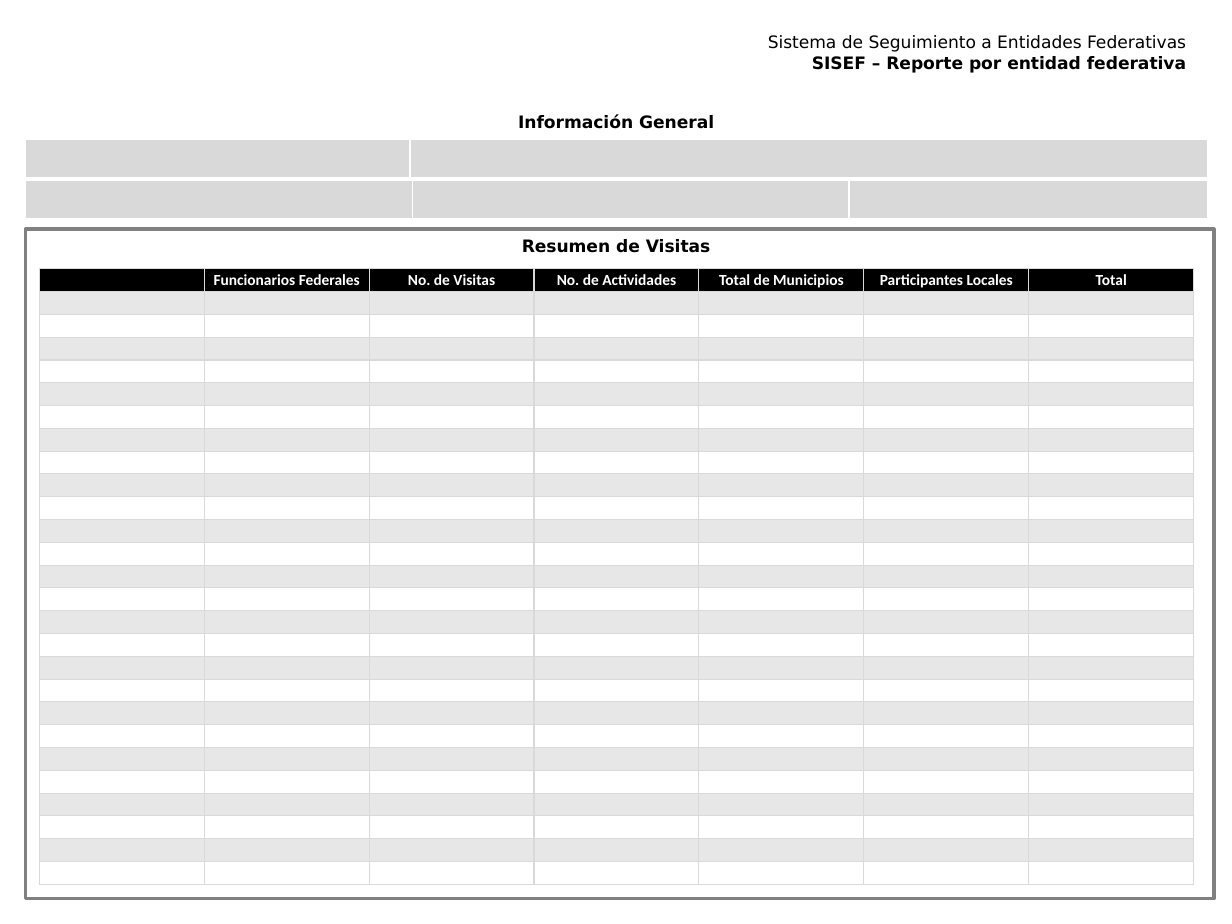
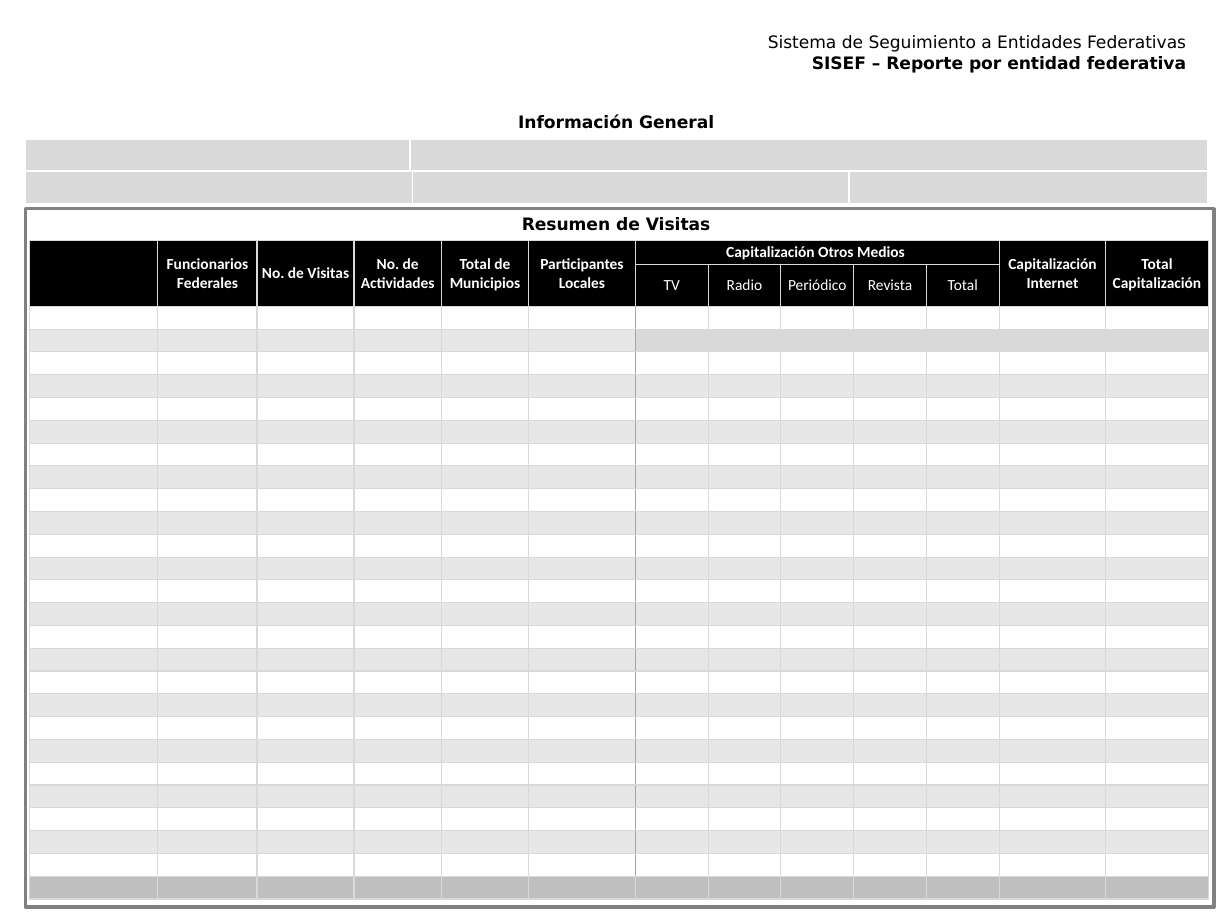
Before and after one commit to fpedro23/visitas, a slide deck: slide 1 of visitas_stg/static/ppt/Reporte_Estado_sisef.pptx. Drawn at 1232x924 pixels with LibreOffice and Linux fonts; fonts in the diff are those of the drawing; background and template pictures are left out. Boxes give left, top, right and bottom in pixels: in the first picture for what was removed or moved away, otherwise in the second. Text is boxed around its words. In the diff, an @@ line names an element or a change of style, - is before the commit and + after.

```diff
--- a/visitas_stg/static/ppt/Reporte_Estado_sisef.pptx
+++ b/visitas_stg/static/ppt/Reporte_Estado_sisef.pptx
@@ table resized from (x1=26, y1=139, x2=1207, y2=180) to (x1=26, y1=139, x2=1207, y2=174) @@
@@ table resized from (x1=26, y1=180, x2=1207, y2=221) to (x1=26, y1=171, x2=1207, y2=206) @@
@@ rectangle resized from (x1=26, y1=229, x2=1215, y2=898) to (x1=26, y1=208, x2=1215, y2=907) @@
@@ text "Resumen de Visitas" moved from (x1=522, y1=239, x2=711, y2=253) to (x1=522, y1=217, x2=711, y2=231) @@
@@ table at (x1=30, y1=241, x2=1210, y2=881) @@
- | Funcionarios Federales | No. de Visitas | No. de Actividades | Total de Municipios | Participantes Locales | Total
- |  |  |  |  |  | 
- |  |  |  |  |  | 
- |  |  |  |  |  | 
- |  |  |  |  |  | 
- |  |  |  |  |  | 
- |  |  |  |  |  | 
- |  |  |  |  |  | 
- |  |  |  |  |  | 
- |  |  |  |  |  | 
- |  |  |  |  |  | 
- |  |  |  |  |  | 
- |  |  |  |  |  | 
- |  |  |  |  |  | 
- |  |  |  |  |  | 
- |  |  |  |  |  | 
- |  |  |  |  |  | 
- |  |  |  |  |  | 
- |  |  |  |  |  | 
- |  |  |  |  |  | 
- |  |  |  |  |  | 
- |  |  |  |  |  | 
- |  |  |  |  |  | 
- |  |  |  |  |  | 
- |  |  |  |  |  | 
- |  |  |  |  |  | 
- |  |  |  |  |  | 
+ | Funcionarios Federales | No. de Visitas | No. de Actividades | Total de Municipios | Participantes Locales | Capitalización Otros Medios |  |  |  |  | Capitalización Internet | Total Capitalización
+ |  |  |  |  |  | TV | Radio | Periódico | Revista | Total |  | 
+ |  |  |  |  |  |  |  |  |  |  |  | 
+ |  |  |  |  |  |  |  |  |  |  |  | 
+ |  |  |  |  |  |  |  |  |  |  |  | 
+ |  |  |  |  |  |  |  |  |  |  |  | 
+ |  |  |  |  |  |  |  |  |  |  |  | 
+ |  |  |  |  |  |  |  |  |  |  |  | 
+ |  |  |  |  |  |  |  |  |  |  |  | 
+ |  |  |  |  |  |  |  |  |  |  |  | 
+ |  |  |  |  |  |  |  |  |  |  |  | 
+ |  |  |  |  |  |  |  |  |  |  |  | 
+ |  |  |  |  |  |  |  |  |  |  |  | 
+ |  |  |  |  |  |  |  |  |  |  |  | 
+ |  |  |  |  |  |  |  |  |  |  |  | 
+ |  |  |  |  |  |  |  |  |  |  |  | 
+ |  |  |  |  |  |  |  |  |  |  |  | 
+ |  |  |  |  |  |  |  |  |  |  |  | 
+ |  |  |  |  |  |  |  |  |  |  |  | 
+ |  |  |  |  |  |  |  |  |  |  |  | 
+ |  |  |  |  |  |  |  |  |  |  |  | 
+ |  |  |  |  |  |  |  |  |  |  |  | 
+ |  |  |  |  |  |  |  |  |  |  |  | 
+ |  |  |  |  |  |  |  |  |  |  |  | 
+ |  |  |  |  |  |  |  |  |  |  |  | 
+ |  |  |  |  |  |  |  |  |  |  |  | 
+ |  |  |  |  |  |  |  |  |  |  |  | 
+ |  |  |  |  |  |  |  |  |  |  |  | 
@@ table resized from (x1=39, y1=269, x2=1195, y2=885) to (x1=30, y1=241, x2=1210, y2=881) @@
```
Also in this commit, not shown: 3 other files.
